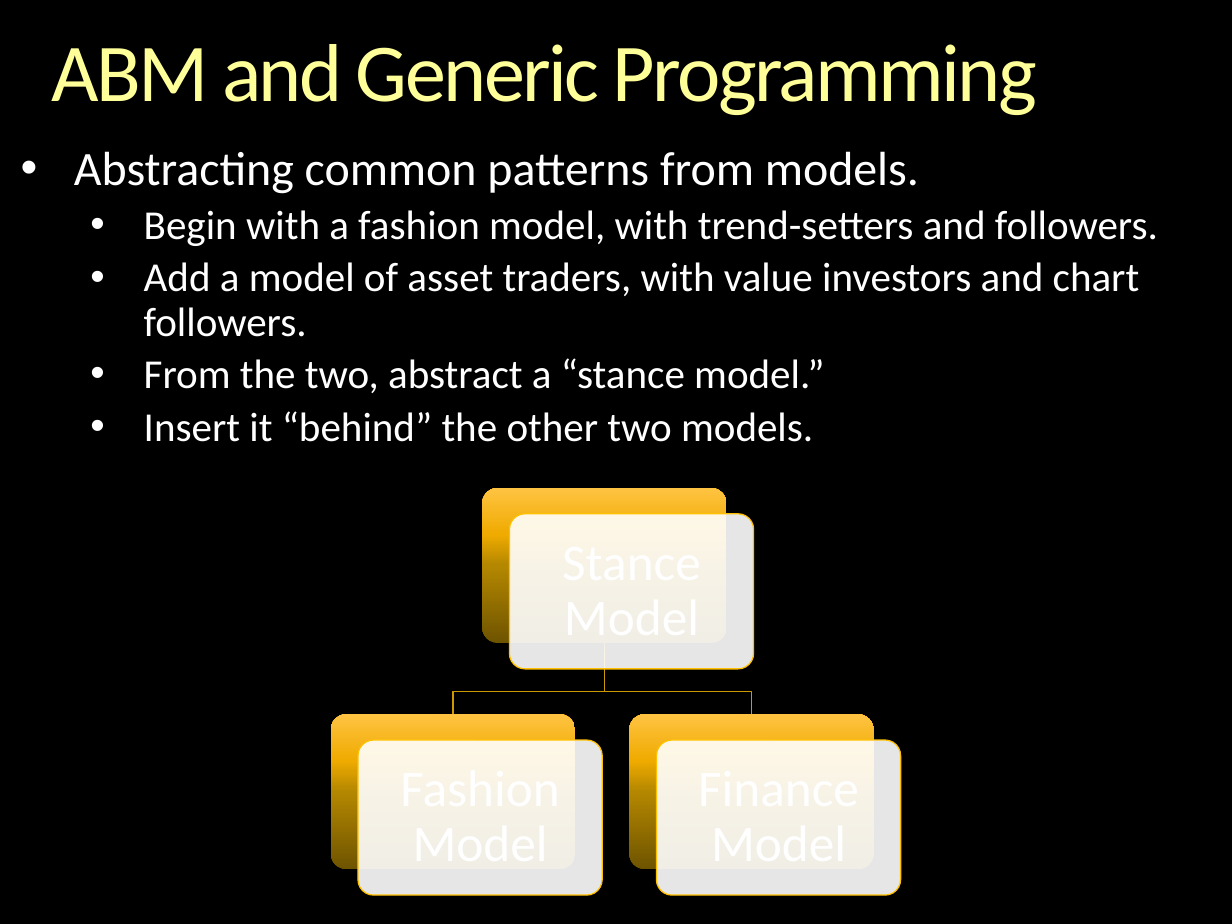
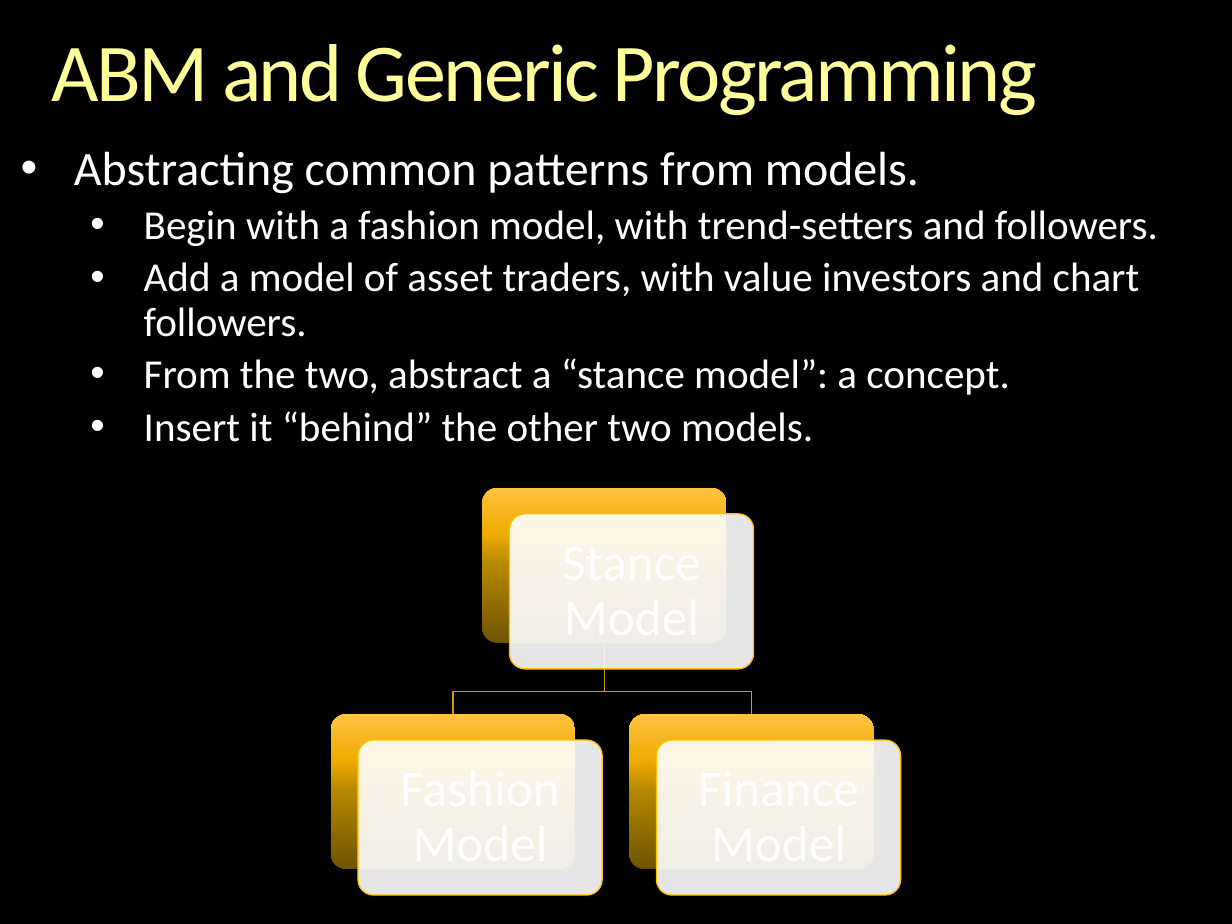
Before and after one commit to gcallah/indras_net, a slide deck: slide 13 of docs/GenericProgrammingAndABM.pptx (slide 12 before the commit). Drawn at 1232x924 pixels with LibreOffice and Linux fonts; fonts in the diff are those of the drawing; background and template pictures are left out. Boxes give left, top, right and bottom in pixels: in the first picture for what was removed or moved away, otherwise in the second. Text is boxed around its words. In the diff, an @@ line names an element or a change of style, - is before the commit and + after.

```diff
--- a/docs/GenericProgrammingAndABM.pptx
+++ b/docs/GenericProgrammingAndABM.pptx
@@ text at (x1=144, y1=358, x2=1009, y2=395): text changed @@
-  • From the two, abstract a “stance model.”
+  • From the two, abstract a “stance model”: a concept.
```
Also in this commit, not shown: 5 other slides changed, 4 slides added, 3 slides removed.
